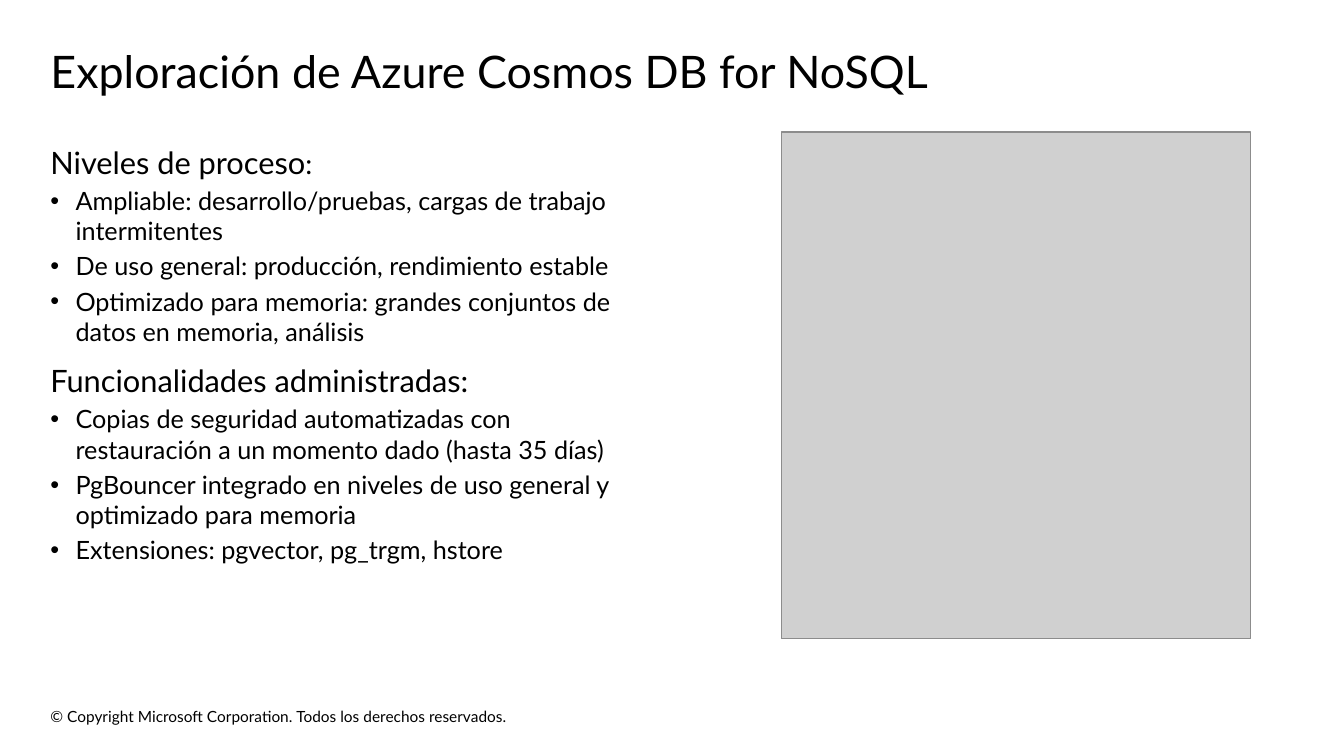
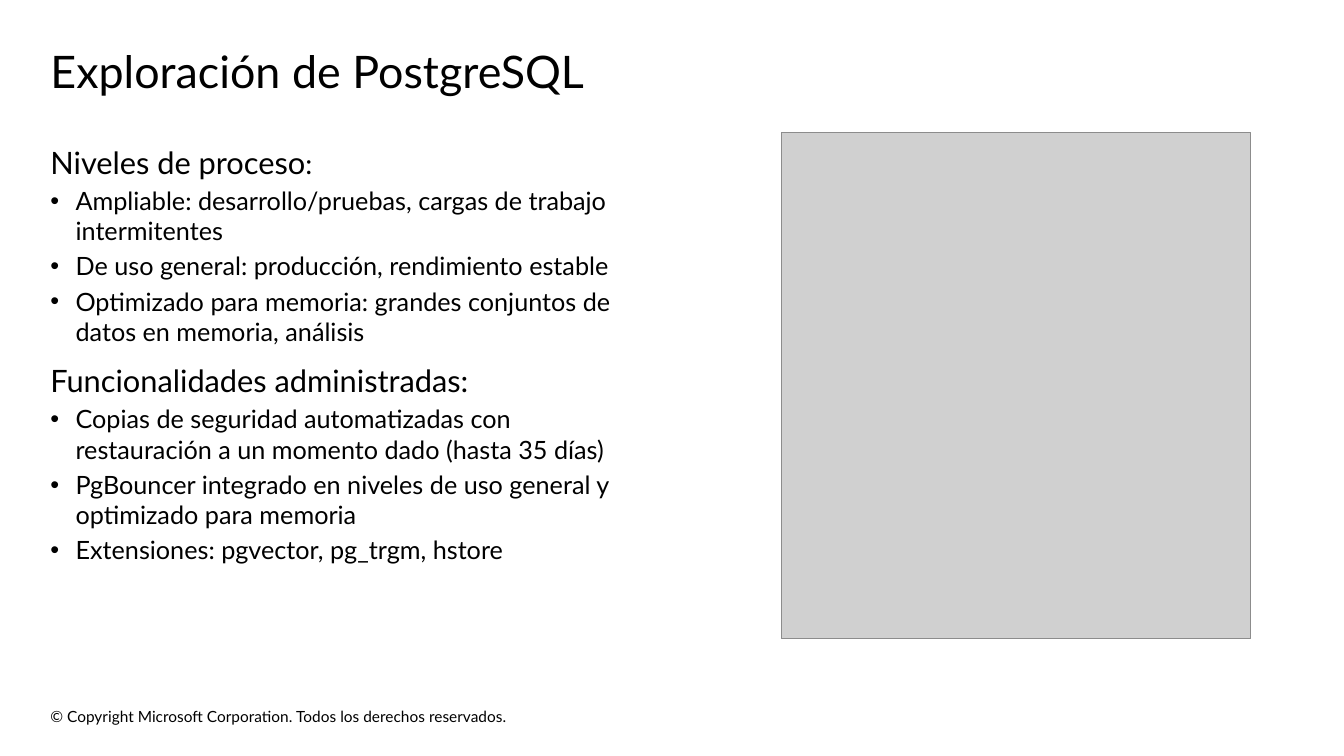
Before and after one commit to soyjuandelgado/azure, a slide deck: slide 6 of AI-200/Contenido/AI-200T00-PowerPoint.es-ES/AI-200T00-PowerPoint_05.es-ES.pptx. Drawn at 1344x756 pixels with LibreOffice and Linux fonts; fonts in the diff are those of the drawing; grey boxes stand for pictures. Boxes give left, top, right and bottom in pixels: in the first picture for what was removed or moved away, otherwise in the second. Text is boxed around its words. In the diff, an @@ line names an element or a change of style, - is before the commit and + after.

```diff
--- a/AI-200/Contenido/AI-200T00-PowerPoint.es-ES/AI-200T00-PowerPoint_05.es-ES.pptx
+++ b/AI-200/Contenido/AI-200T00-PowerPoint.es-ES/AI-200T00-PowerPoint_05.es-ES.pptx
@@ title at [50,55,583,97]: text changed @@
-Exploración de Azure Cosmos DB for NoSQL
+Exploración de PostgreSQL
```
Also in this commit, not shown: 11 other slides changed, 25 other files.
